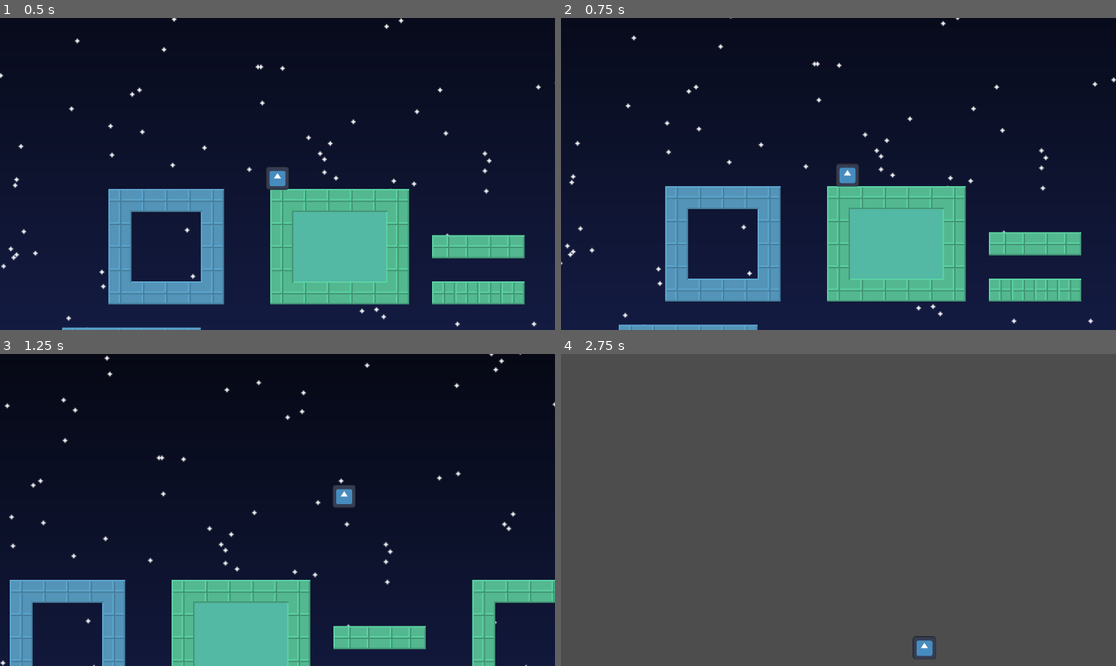
Above: before the commit, frames 1-4 (two rows, left to right).
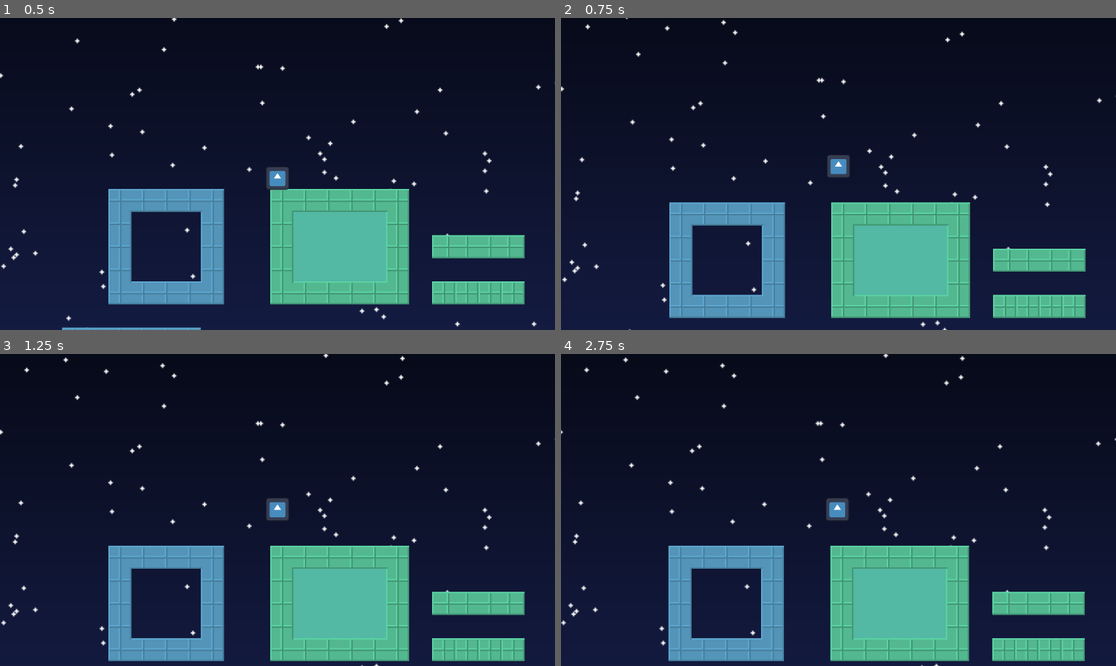
Above: after the commit, the same moments.

Repository: reneelias/Godot-2D-Platformer
Game: Godot game, scene res://main.tscn
The game is run twice, just before and just after one commit, with the same random seed, the same clock (stepped at 60 frames per second) and the same inputs. The project has no main scene, so this scene is started directly. The engine's default icon, where the game draws it, is replaced by a stand-in: a white triangle on a blue panel in a dark square.
Inputs:
- Up to frame 1 (0.5 s): no input
- Up to frame 2 (0.75 s): hold D from 0.53 s (still down); hold R from 0.53 s (still down)
- Up to frame 3 (1.25 s): keep holding D; keep holding R; tap Space at 0.77 s
- Up to frame 4 (2.75 s): release R at 1.28 s; tap R at 1.35 s; tap Space at 1.52 s; release D at 2.03 s; hold A from 2.03 s (still down); hold R from 2.03 s (still down)

Frame 1 is identical in both runs. In frame 2, 16% of the frame differs, in the area x 0-100%, y 0-100%; in frame 3, 23%; in frame 4, 100%.

Commit message:
Add in-air-damping and reset key

Diff:
--- a/2d-platformer/CharacterController.gd
+++ b/2d-platformer/CharacterController.gd
@@ -4,14 +4,20 @@
 @export var moveSpeed := 5.0
 @export var jumpSpeed := 100
 @export var friction := .025
+@export var inAirDamp := .5
+var startPos : Vector2
+
+func _ready():
+    startPos = global_position
 
 func _physics_process(delta):
     velocity += Vector2(0, gravityScale)
 
+    var moveSpeedVec := Vector2(moveSpeed, 0)
     if Input.is_key_pressed(KEY_A):
-        velocity -= Vector2(moveSpeed, 0)
+        velocity -= moveSpeedVec * (inAirDamp if (not is_on_floor()) else 1.0)
     if Input.is_key_pressed(KEY_D):
-        velocity += Vector2(moveSpeed, 0)
+        velocity += moveSpeedVec * (inAirDamp if (not is_on_floor()) else 1.0)
     if Input.is_key_pressed(KEY_SPACE) and is_on_floor():
         print("jumping")
         velocity -= Vector2(0, jumpSpeed)
@@ -19,4 +25,8 @@
     if is_on_floor():
         velocity -= Vector2(velocity.x * friction, 0)
 
+    if Input.is_key_pressed(KEY_R):
+        global_position = startPos
+        velocity = Vector2.ZERO
+
     move_and_slide()
--- a/2d-platformer/main.tscn
+++ b/2d-platformer/main.tscn
@@ -214,7 +214,7 @@
 position = Vector2(-59, -121)
 script = ExtResource("2_h2yge")
 moveSpeed = 10.0
-jumpSpeed = 250
+jumpSpeed = 275
 friction = 0.075
 
 [node name="CollisionShape2D" type="CollisionShape2D" parent="Player"]
